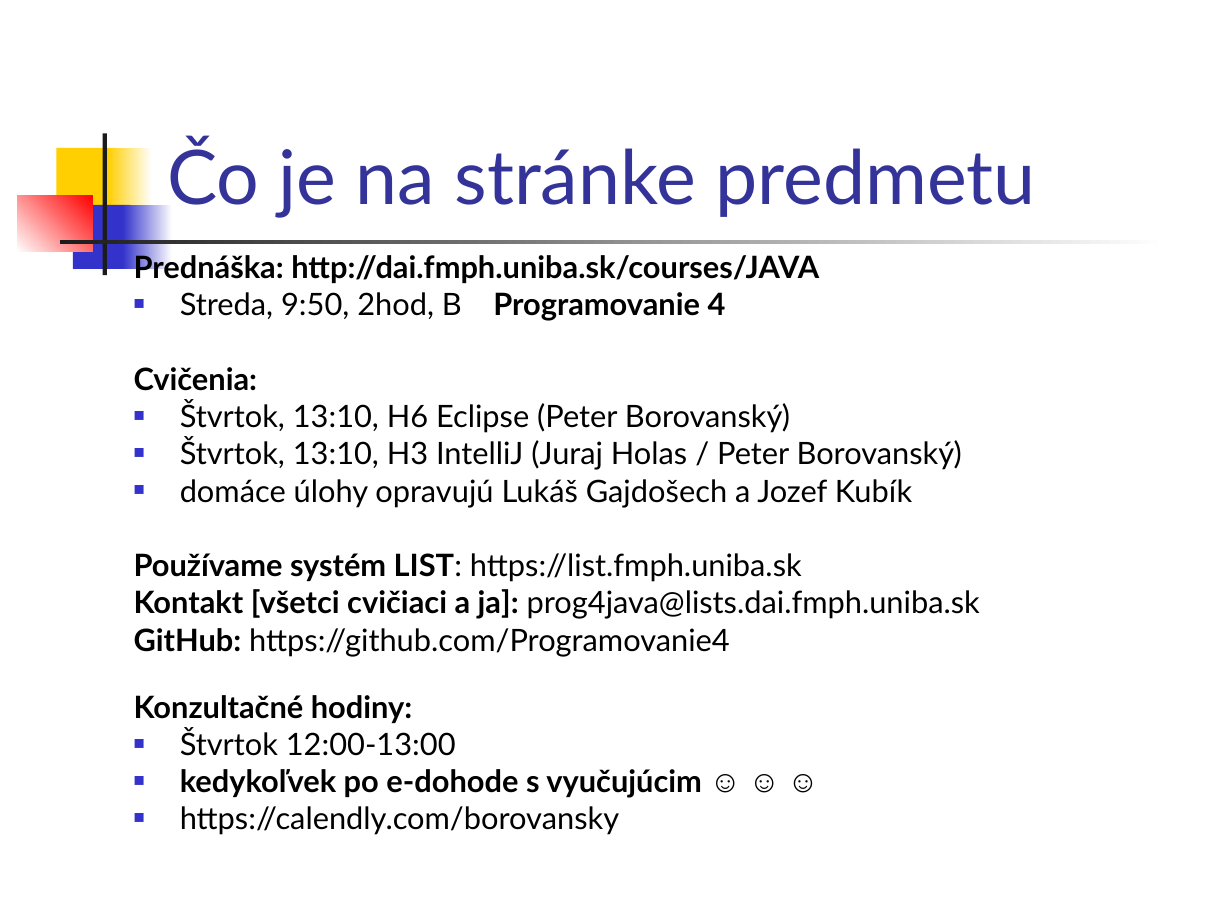
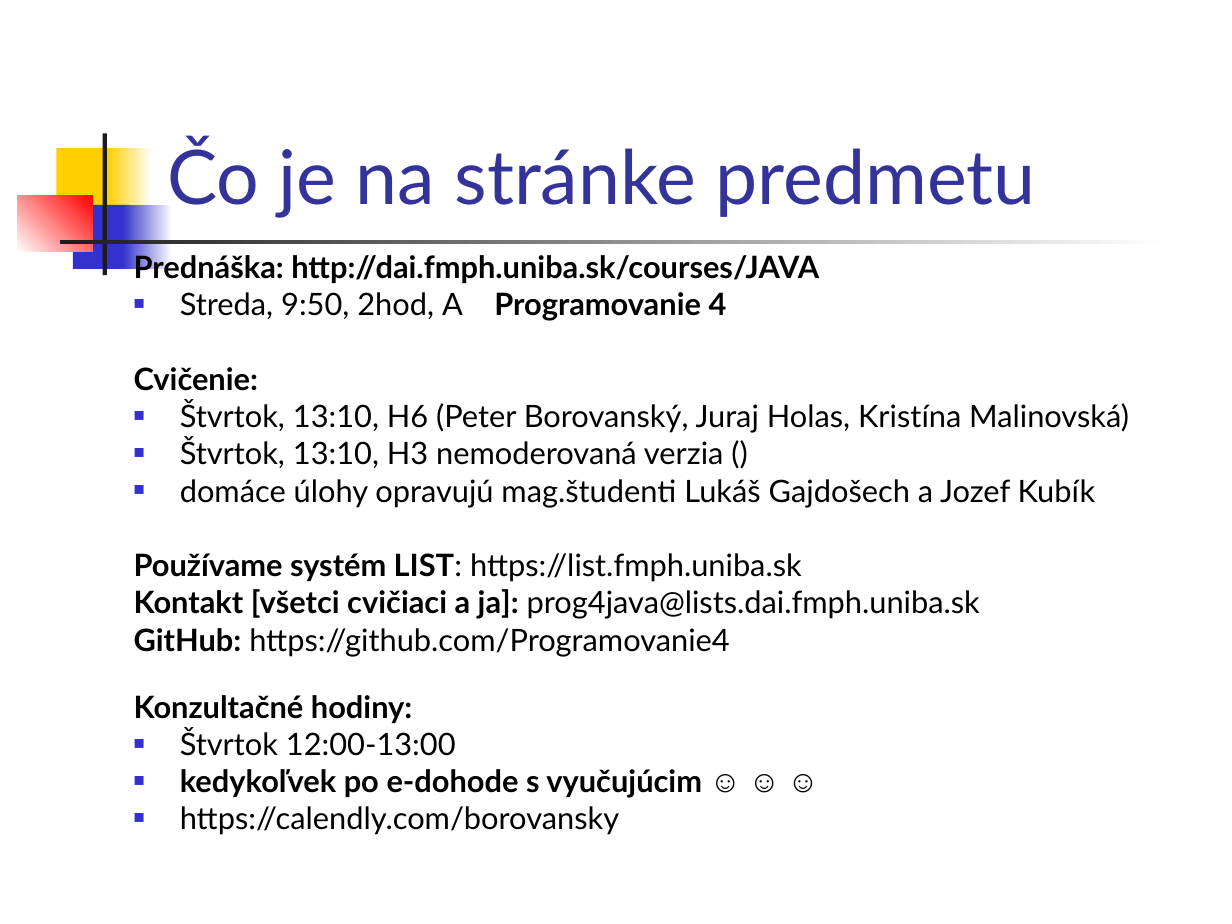
Before and after one commit to Programovanie4/Prednasky, a slide deck: slide 2 of 01/01_java.ppt. Drawn at 1232x924 pixels with LibreOffice and Linux fonts; fonts in the diff are those of the drawing. Boxes give left, top, right and bottom in pixels: in the first picture for what was removed or moved away, otherwise in the second. Text is boxed around its words. In the diff, an @@ line names an element or a change of style, - is before the commit and + after.

```diff
--- a/01/01_java.ppt
+++ b/01/01_java.ppt
@@ text at <box>134,292,1129,508</box>: text changed @@
-■ Streda, 9:50, 2hod, B Programovanie 4
-Cvičenia:
-■ Štvrtok, 13:10, H6 Eclipse (Peter Borovanský)
-■ Štvrtok, 13:10, H3 IntelliJ (Juraj Holas / Peter Borovanský)
-■ domáce úlohy opravujú Lukáš Gajdošech a Jozef Kubík
+■ Streda, 9:50, 2hod, A Programovanie 4
+Cvičenie:
+■ Štvrtok, 13:10, H6 (Peter Borovanský, Juraj Holas, Kristína Malinovská)
+■ Štvrtok, 13:10, H3 nemoderovaná verzia ()
+■ domáce úlohy opravujú mag.študenti Lukáš Gajdošech a Jozef Kubík
```
Also in this commit, not shown: 8 other slides changed, 9 slides added, 16 slides removed, 2 other files.
